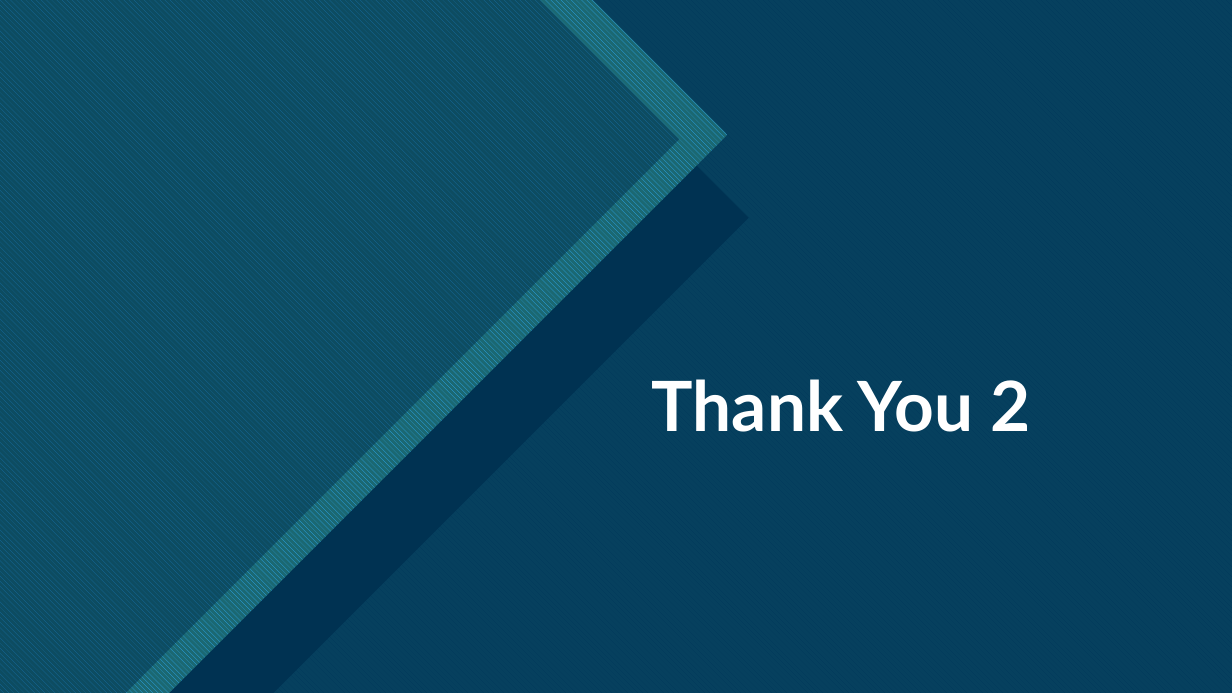
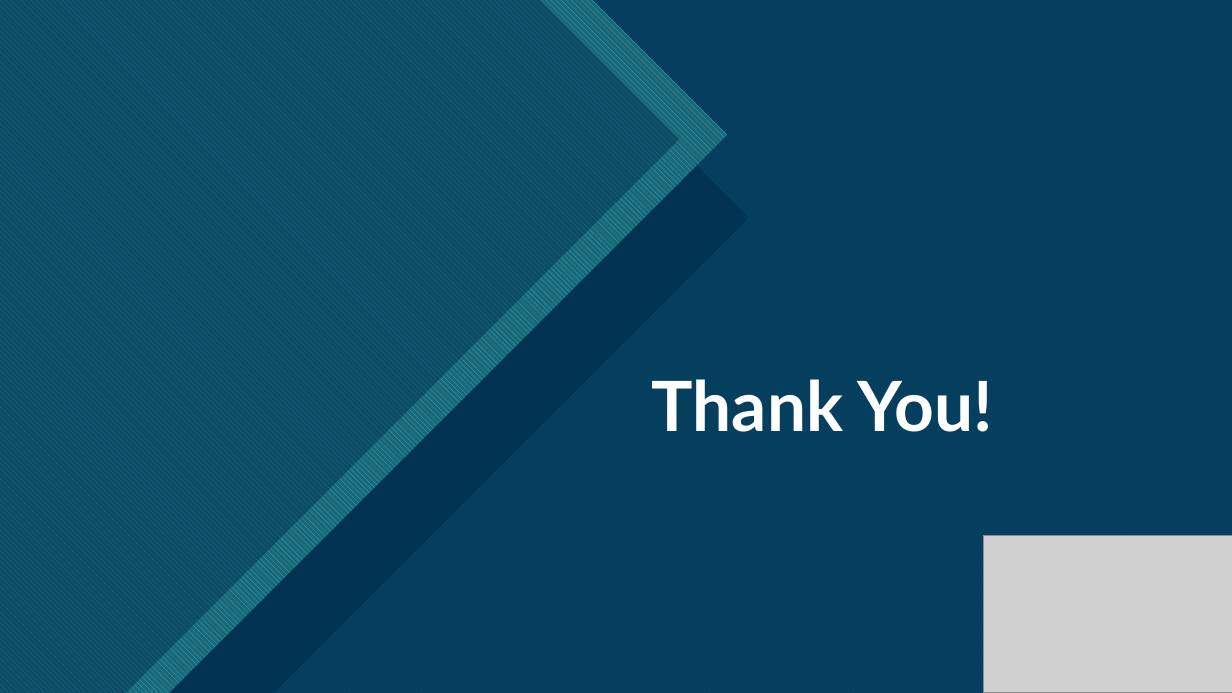
Before and after one commit to PratyayDhond/IT-3rd-year-notes, a slide deck: slide 20 of Seminar/Native Application Development Using Flutter.pptx (slide 23 before the commit). Drawn at 1232x693 pixels with LibreOffice and Linux fonts; fonts in the diff are those of the drawing; grey boxes stand for pictures. Boxes give left, top, right and bottom in pixels: in the first picture for what was removed or moved away, otherwise in the second. Text is boxed around its words. In the diff, an @@ line names an element or a change of style, - is before the commit and + after.

```diff
--- a/Seminar/Native Application Development Using Flutter.pptx
+++ b/Seminar/Native Application Development Using Flutter.pptx
@@ title at (652,379,992,432): text changed @@
-Thank You 2
+Thank You!
@@ picture added at (984,535,1232,693) @@
```
Also in this commit, not shown: 3 slides added, 7 slides removed.
